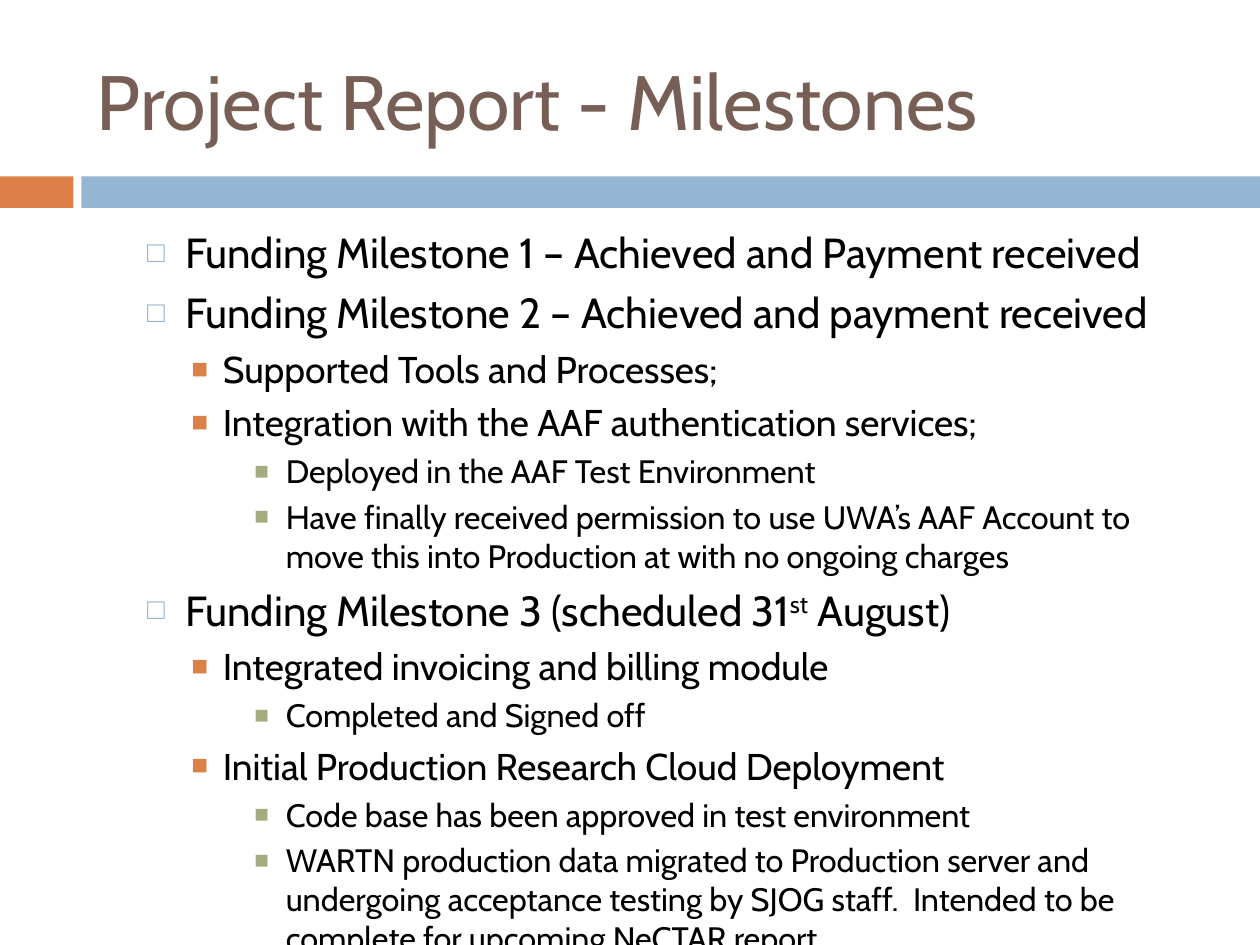
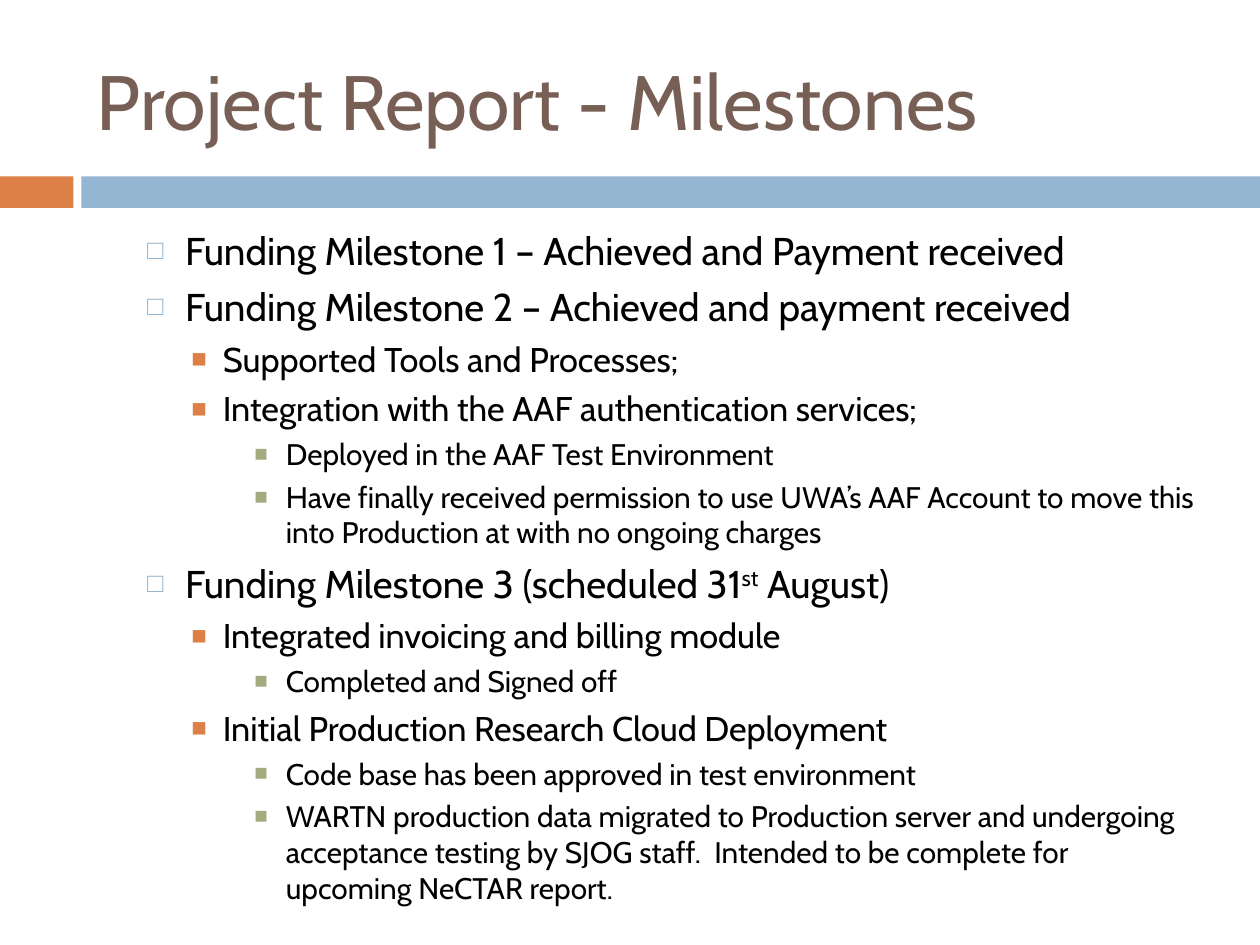
Before and after one commit to tranaweera/ark-informatics, a slide deck: slide 4 of ARK/trunk/usefulTools/TestFilesAndDocuments/steering committee/NeCTAR/Steering Committee Meetings/Steering Committee Meeting March_2013.pptx. Drawn at 1260x945 pixels with LibreOffice and Linux fonts; fonts in the diff are those of the drawing. Boxes give left, top, right and bottom in pixels: in the first picture for what was removed or moved away, otherwise in the second. Text is boxed around its words. In the diff, an @@ line names an element or a change of style, - is before the commit and + after.

```diff
--- a/ARK/trunk/usefulTools/TestFilesAndDocuments/steering committee/NeCTAR/Steering Committee Meetings/Steering Committee Meeting March_2013.pptx
+++ b/ARK/trunk/usefulTools/TestFilesAndDocuments/steering committee/NeCTAR/Steering Committee Meetings/Steering Committee Meeting March_2013.pptx
@@ text "Funding Milestone 1 – Achieved ..." at <box>185,236,1194,905</box>: size 24.1 to 22.1 pt in "Funding Milestone 1 – Achieved and Payment ...", "Funding Milestone 2 – Achieved and payment ...", "Funding Milestone 3 (scheduled 31st August)"; size 21.3 to 19.6 pt in "Supported Tools and Processes;", "Integration with the AAF authentication services;", "Integrated invoicing and billing module", "Initial Production Research Cloud Deployment"; size 18.5 to 17 pt in "Deployed in the AAF Test Environment", "Have finally received permission to use UWA’s ...", "Completed and Signed off", "Code base has been approved in test ..." and 1 more places @@
```
Also in this commit, not shown: 2 other slides changed.
